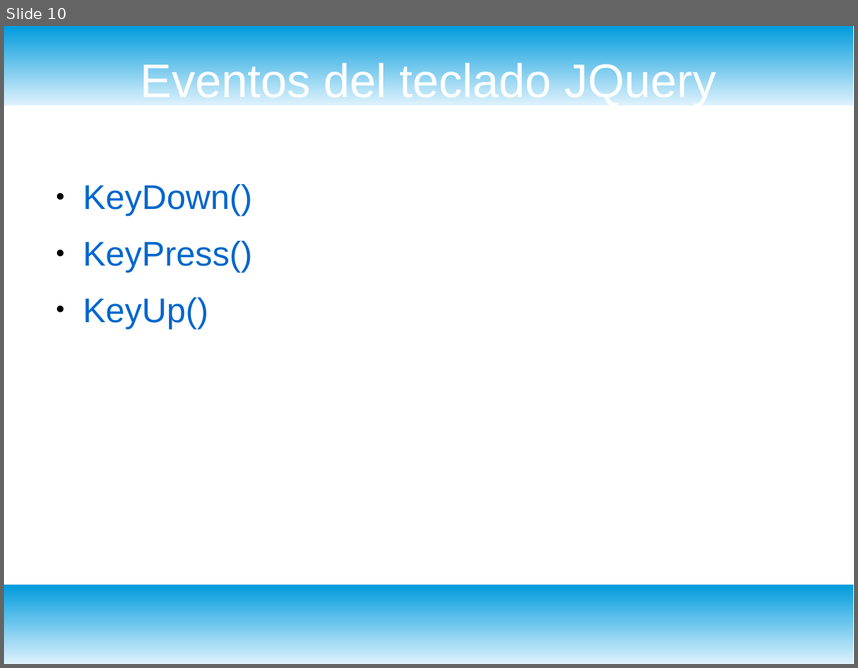
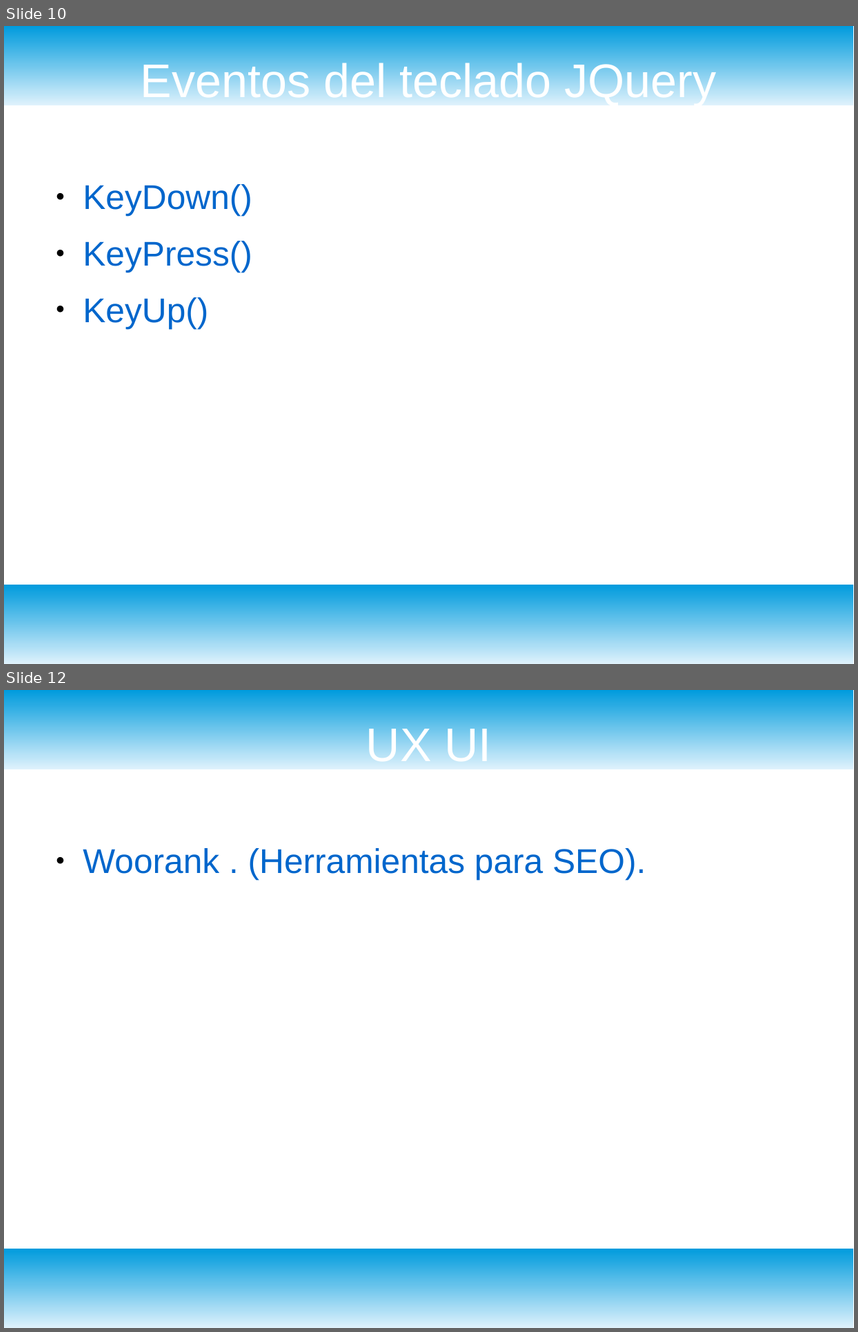
Before and after one commit to alan2h/dydweb, a slide deck: jquery/presentacion.odp. Shown one above the other, each under a label of ours: slide 10 before the commit, slides 10 and 12 after it; the slides between them are not shown. The pictures are 858x668 and 858x1332 pixels, drawn with LibreOffice and Linux fonts; fonts in the diff are those of the drawing. Boxes give left, top, right and bottom in pixels: in the first picture for what was removed or moved away, otherwise in the second. Text is boxed around its words. In the diff, an @@ line names an element or a change of style, - is before the commit and + after.

```diff
--- a/jquery/presentacion.odp
+++ b/jquery/presentacion.odp
@@ slide 12 added at bbox=[4, 690, 854, 1328], background #FFFFFF; not listed: 2 template elements that a slide beside it also shows @@
@@ title added at bbox=[366, 723, 492, 769], 44 pt, text #FFFFFF @@
+UX UI
@@ text added at bbox=[83, 848, 646, 880], 32 pt, text #0066CC @@
+● Woorank . (Herramientas para SEO).
```
Also in this commit, not shown: 4 other slides added, 27 other files.
